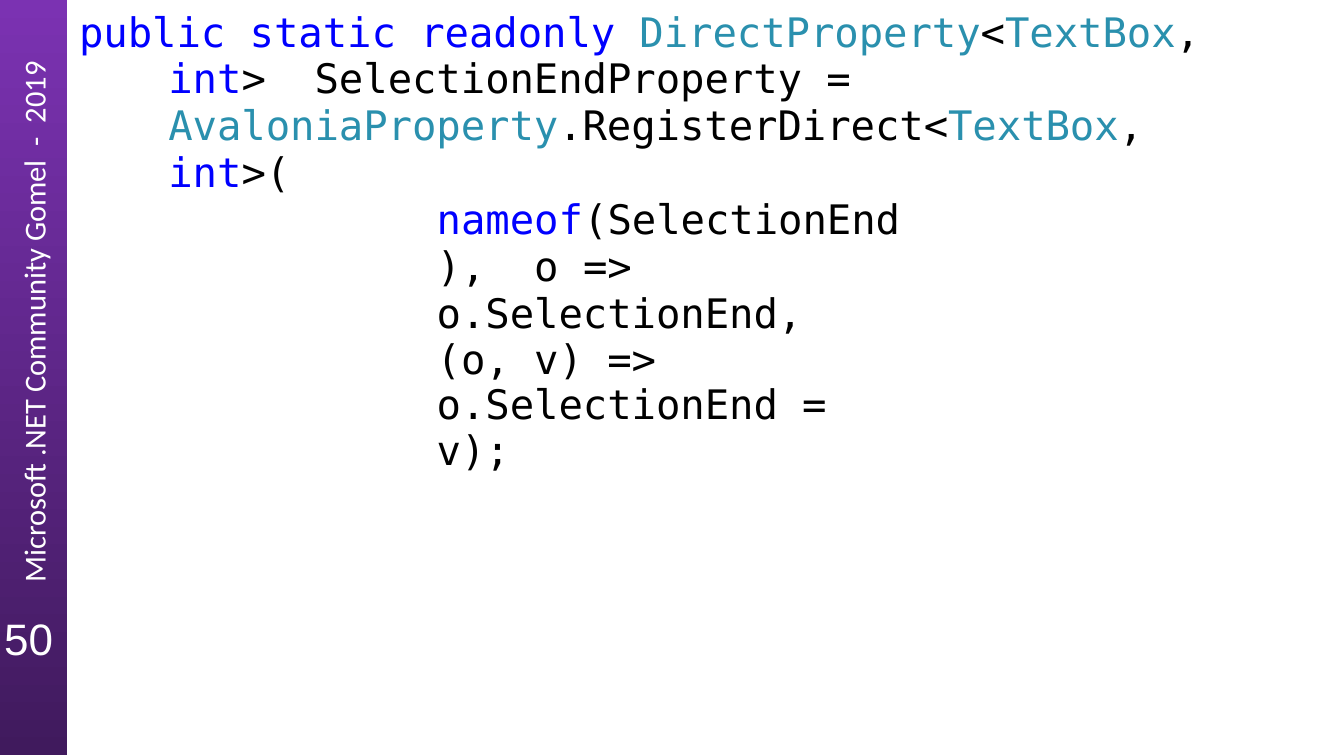
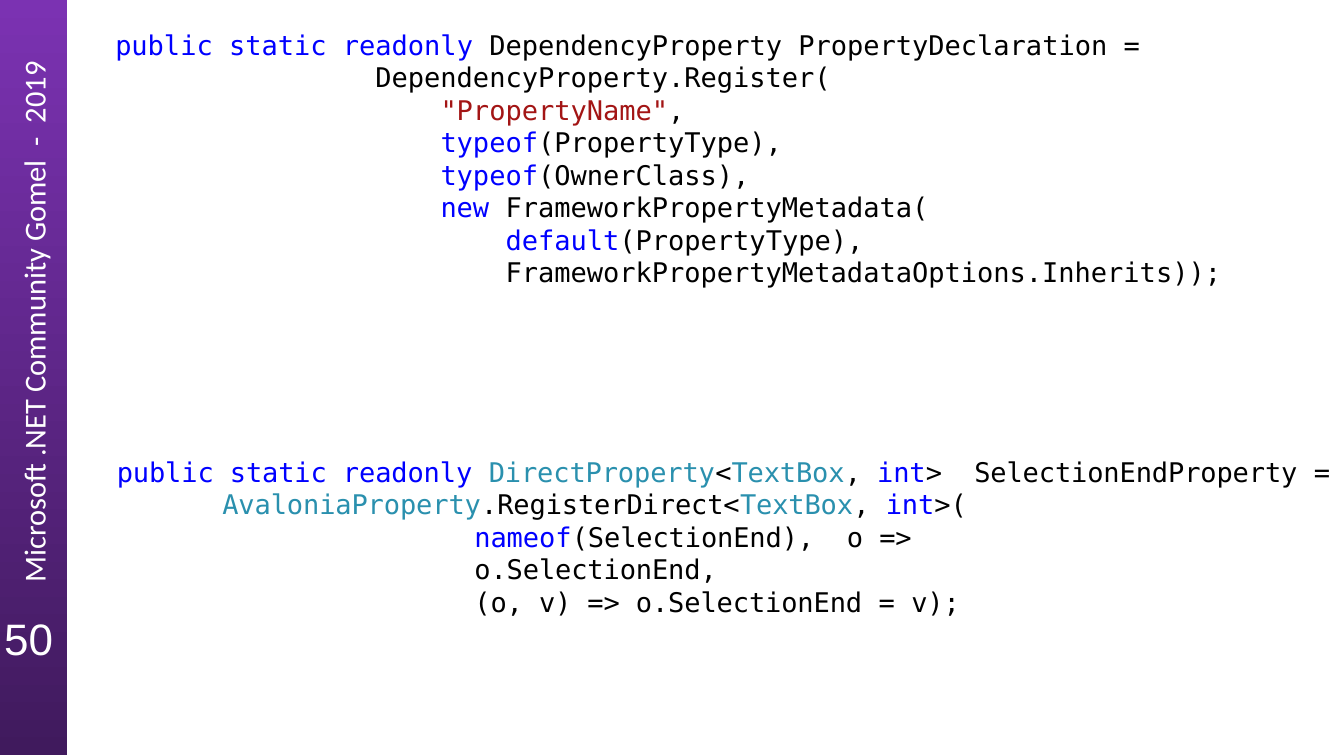
Before and after one commit to Guddiny/NetMeetupGomel20191003, a slide deck: slide 50 of DemoStyles/Presentation/avalonia-UI.pptx. Drawn at 1344x755 pixels with LibreOffice and Linux fonts; fonts in the diff are those of the drawing. Boxes give left, top, right and bottom in pixels: in the first picture for what was removed or moved away, otherwise in the second. Text is boxed around its words. In the diff, an @@ line names an element or a change of style, - is before the commit and + after.

Commit message:
update presentation

```diff
--- a/DemoStyles/Presentation/avalonia-UI.pptx
+++ b/DemoStyles/Presentation/avalonia-UI.pptx
@@ text "public static readonly DependencyProperty PropertyDeclaratio ..." moved from (x1=79, y1=16, x2=1200, y2=471) to (x1=115, y1=34, x2=1297, y2=616) @@
@@ text at (x1=115, y1=34, x2=1222, y2=287): paragraphs added @@
+public static readonly DependencyProperty PropertyDeclaration =
+DependencyProperty.Register(
+"PropertyName",
+typeof(PropertyType),
+typeof(OwnerClass),
+new FrameworkPropertyMetadata(
+default(PropertyType),
+FrameworkPropertyMetadataOptions.Inherits));
@@ text at (x1=117, y1=461, x2=1297, y2=616): size 24 to 16 pt in "public static readonly DirectProperty<TextBox, int> Selectio ...", "nameof(SelectionEnd), o => o.SelectionEnd,", "(o, v) => o.SelectionEnd = v);"; line spacing 27.7pt to 1; line spacing 26.9pt to 1 @@
```
Also in this commit, not shown: 3 other slides changed, 1 slide removed.
